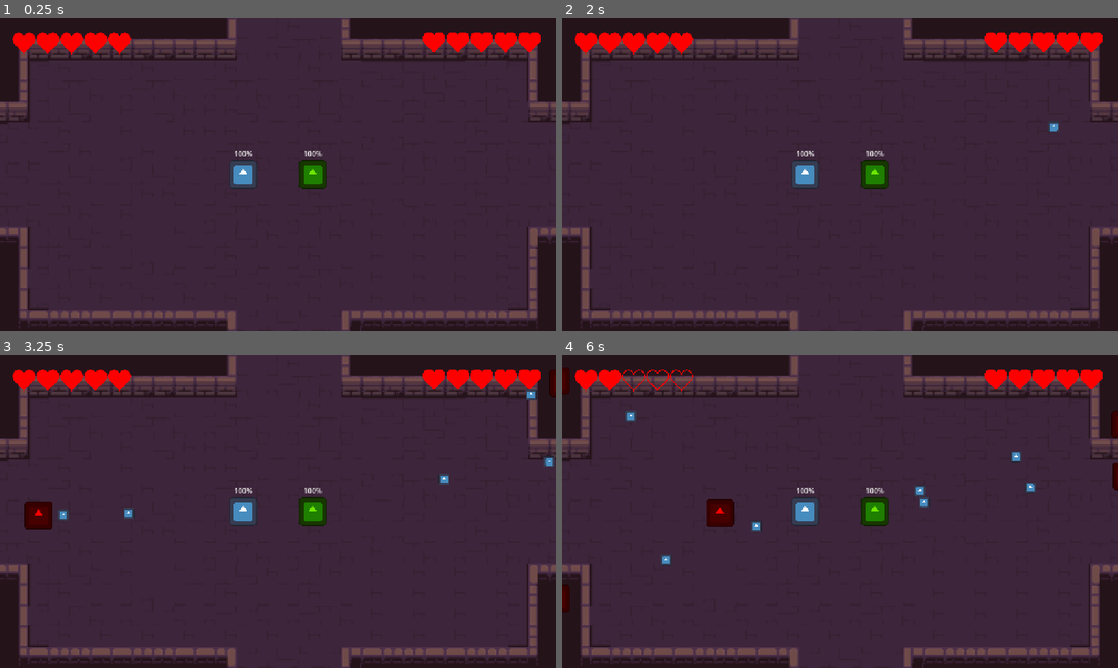
Above: before the commit, frames 1-4 (two rows, left to right).
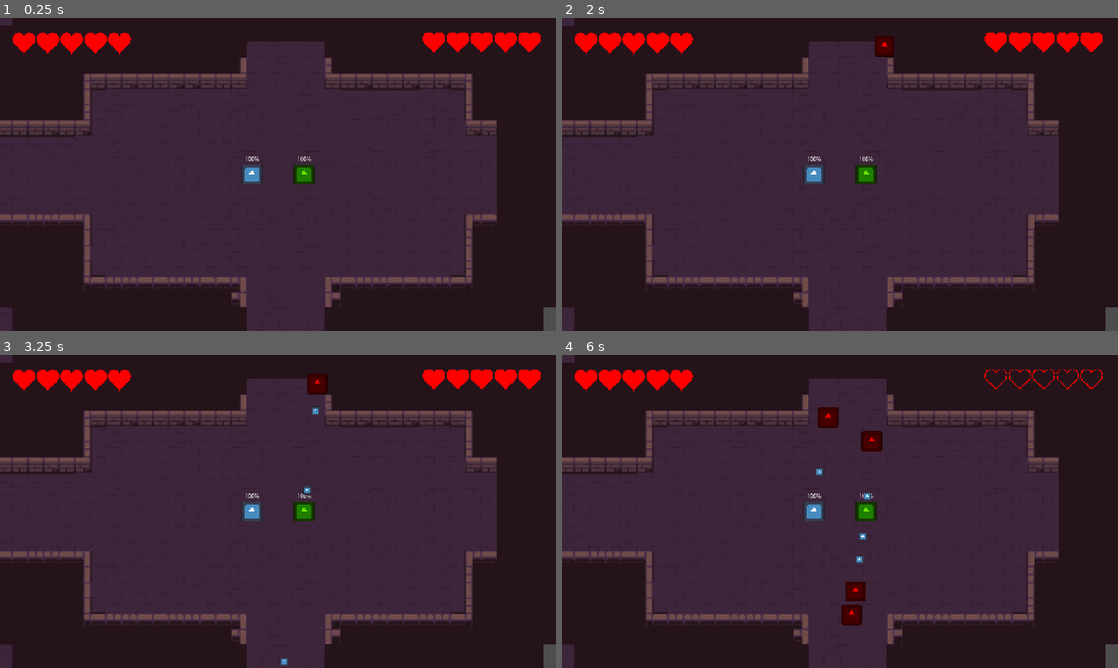
Above: after the commit, the same moments.

Repository: Herovero/CandlesOut
Game: Godot game, scene res://Scenes/main.tscn
Two runs of this game, one before a commit and one after it. Both use one fixed random seed, a clock stepped at 60 frames per second and the inputs below. The engine's default icon, where the game draws it, is replaced by a stand-in: a white triangle on a blue panel in a dark square.
Inputs:
- Up to frame 1 (0.25 s): no input
- Up to frame 2 (2 s): tap Enter at 0.5 s; tap Space at 1.25 s
- Up to frame 3 (3.25 s): no input
- Up to frame 4 (6 s): no input

The runs differ from the first frame. In frame 1, 33% of the frame differs, in the area x 0-100%, y 0-100%; in frame 2, 33%; in frame 3, 34%; in frame 4, 36%.

Commit message:
fix spawner;can now spawn from multiple nodes

Diff:
--- a/Scenes/Spawner.tscn
+++ b/Scenes/Spawner.tscn
@@ -3,7 +3,7 @@
 [ext_resource type="Script" uid="uid://d0aeh0gtl2ddc" path="res://Scripts/spawner.gd" id="1_ohbek"]
 
 [sub_resource type="RectangleShape2D" id="RectangleShape2D_ohbek"]
-size = Vector2(1500.25, 954)
+size = Vector2(234, 32)
 
 [node name="Spawner" type="Node2D" unique_id=1677051792]
 script = ExtResource("1_ohbek")
@@ -14,7 +14,6 @@
 [node name="Area2D" type="Area2D" parent="." unique_id=533718422]
 
 [node name="CollisionShape2D" type="CollisionShape2D" parent="Area2D" unique_id=437195965]
-position = Vector2(6, -1)
 shape = SubResource("RectangleShape2D_ohbek")
 
 [connection signal="timeout" from="Timer" to="." method="_on_timer_timeout"]
--- a/Scenes/WaveManager.tscn
+++ b/Scenes/WaveManager.tscn
@@ -8,4 +8,9 @@
 [node name="Timer" type="Timer" parent="." unique_id=244623680]
 autostart = true
 
+[node name="StartTimer" type="Timer" parent="." unique_id=1682759024]
+one_shot = true
+autostart = true
+
 [connection signal="timeout" from="Timer" to="." method="_on_timer_timeout"]
+[connection signal="timeout" from="StartTimer" to="." method="_on_start_timer_timeout"]
--- a/Scenes/main.tscn
+++ b/Scenes/main.tscn
@@ -3,7 +3,6 @@
 [ext_resource type="PackedScene" uid="uid://c4sy607bwof83" path="res://Scenes/player.tscn" id="1_jjgbg"]
 [ext_resource type="PackedScene" uid="uid://d4mmodq5hen4l" path="res://Scenes/item1.tscn" id="1_jjvhh"]
 [ext_resource type="PackedScene" uid="uid://cqbq35ef7qsmd" path="res://Scenes/heart.tscn" id="2_8gbba"]
-[ext_resource type="PackedScene" uid="uid://dbovespj7y5o8" path="res://Scenes/enemy_test.tscn" id="2_bo1nx"]
 [ext_resource type="PackedScene" uid="uid://ct8trhua4tgaq" path="res://Scenes/Spawner.tscn" id="5_21xkr"]
 [ext_resource type="Texture2D" uid="uid://biv8vykh0s88f" path="res://Assets/2D Pixel Dungeon Asset Pack/character and tileset/Dungeon_Tileset.png" id="5_kry3j"]
 [ext_resource type="PackedScene" uid="uid://cqts1yegiva4h" path="res://Scenes/WaveManager.tscn" id="6_21xkr"]
@@ -155,6 +154,7 @@
 metadata/_edit_use_anchors_ = true
 
 [node name="Camera2D" type="Camera2D" parent="." unique_id=1658536604]
+zoom = Vector2(0.75, 0.75)
 
 [node name="HUDs" type="CanvasLayer" parent="." unique_id=518585437]
 
@@ -189,14 +189,28 @@
 
 [node name="TileMapLayer" type="TileMapLayer" parent="." unique_id=184758336]
 z_index = -1
-position = Vector2(-143, -24)
+position = Vector2(-144, -23)
 scale = Vector2(3, 3)
 tile_map_data = PackedByteArray("AADs//X/AAAGAAAAAADs//b/AAAGAAEAAADs//f/AAAGAAIAAADt//X/AAAHAAAAAADt//b/AAAHAAEAAADt// …(15856 unchanged characters)…
 tile_set = SubResource("TileSet_6bp64")
 
-[node name="Spawner" parent="." unique_id=1677051792 instance=ExtResource("5_21xkr")]
-
-[node name="Node2D" parent="." unique_id=657000445 instance=ExtResource("6_21xkr")]
+[node name="Spawners" type="Node" parent="." unique_id=1638346625]
+
+[node name="Spawner" parent="Spawners" unique_id=1677051792 instance=ExtResource("5_21xkr")]
+position = Vector2(23, -388)
+
+[node name="Spawner2" parent="Spawners" unique_id=281733100 instance=ExtResource("5_21xkr")]
+position = Vector2(23, 529)
+
+[node name="Spawner3" parent="Spawners" unique_id=1006731115 instance=ExtResource("5_21xkr")]
+position = Vector2(-896, -1)
+rotation = -1.5707964
+
+[node name="Spawner4" parent="Spawners" unique_id=139584195 instance=ExtResource("5_21xkr")]
+position = Vector2(656, -1)
+rotation = -1.5707964
+
+[node name="WaveManager" parent="." unique_id=657000445 instance=ExtResource("6_21xkr")]
 
 [editable path="Player1"]
 [editable path="Player2"]
--- a/Scripts/Global.gd
+++ b/Scripts/Global.gd
@@ -1,7 +1,7 @@
 extends Node
 
 var wave
-var spawn
+var spawners: Array = []
 
 # Called when the node enters the scene tree for the first time.
 func _ready():
--- a/Scripts/spawner.gd
+++ b/Scripts/spawner.gd
@@ -3,13 +3,14 @@
 
 @onready var enemy = preload("res://Scenes/enemy_test.tscn")
 @onready var spawn_area = $Area2D/CollisionShape2D
-@export var min_x: float = 640.0
-@export var min_y: float = 400.0
+@export var min_x: float = 0
+@export var min_y: float = 0
 
 var wave_ref = null
 # Called when the node enters the scene tree for the first time.
 func _ready() -> void:
-	Global.spawn = self
+	add_to_group("spawner")
+	Global.spawners.append(self)
 	pass # Replace with function body.
 
 
@@ -18,9 +19,6 @@
 	var extents = shape.size / 2
 
 	# minimum distance from center
-	var min_x = 640.0
-	var min_y = 400.0
-
 	var rand_x: float
 	var rand_y: float
 
@@ -41,12 +39,6 @@
 	pass
 
 
-func _on_timer_timeout() -> void:
-	var wm = Global.wave
-	wm.start_wave(1)
-	pass
-
-
 func spawn_n(count: int, enemy_toSpawn):
 	for i in count:
 		spawn_one(enemy_toSpawn)
@@ -58,3 +50,6 @@
 	# tell wave manager when this enemy dies
 	var wm = Global.wave
 	ene.tree_exited.connect(wm.on_enemy_died)
+
+func _exit_tree() -> void:
+	Global.spawners.erase(self)
--- a/Scripts/wave_manager.gd
+++ b/Scripts/wave_manager.gd
@@ -46,8 +46,13 @@
 		spawn_timer.stop()
 		return
 
-	var spawner_ref = Global.spawn
-	spawner_ref.spawn_one(spawner_ref.enemy)
+	# pick a random spawner from all registered spawners
+	if Global.spawners.is_empty():
+		push_error("No spawners registered!")
+		return
+
+	var random_spawner = Global.spawners[randi() % Global.spawners.size()]
+	random_spawner.spawn_one(random_spawner.enemy)
 	enemies_remaining_to_spawn -= 1
 	enemies_alive += 1
 
@@ -61,3 +66,8 @@
 		try_spawn()
 	elif enemies_alive == 0:
 		print("Wave %d complete!" % current_wave)
+
+
+func _on_start_timer_timeout() -> void:
+	start_wave(1)
+	pass # Replace with function body.
Not shown: 1 places in Scenes/WaveManager.tscn that only renumber resources
Not shown, added: Scripts/wave_manager.gd.uid
